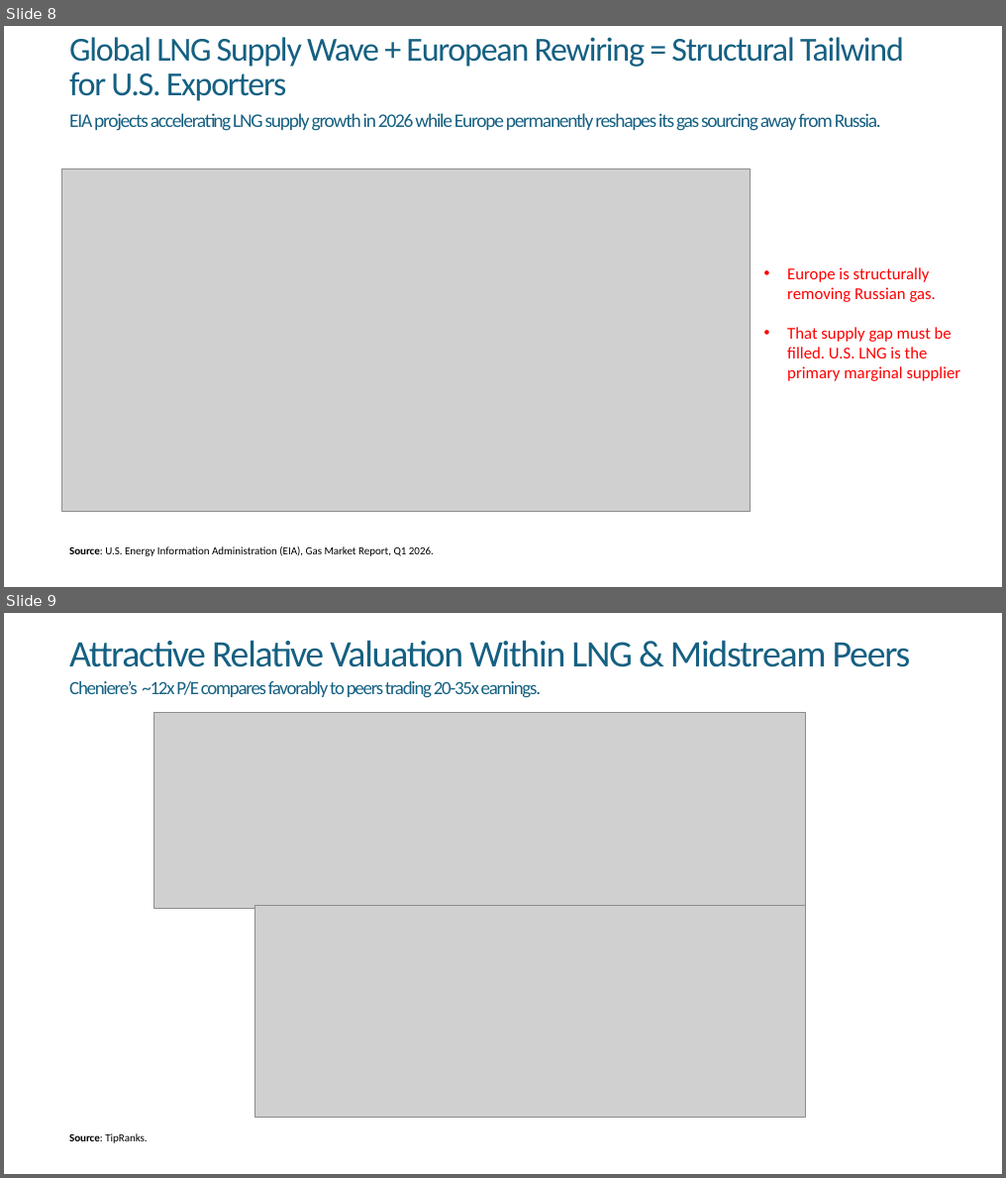
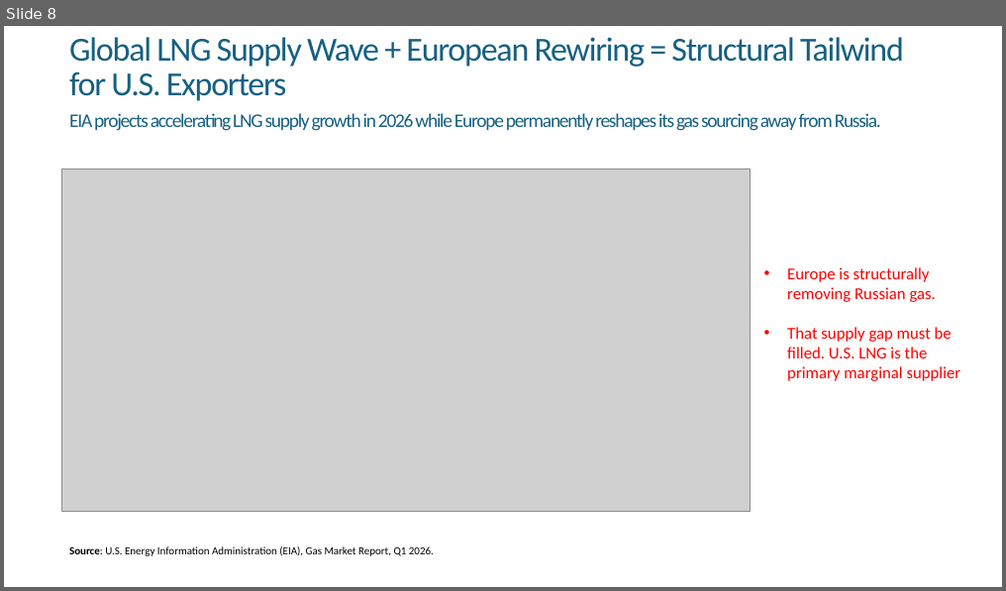
Before and after one commit to aleiva00/phoenix_stockpitch, a slide deck: Phoenix_StockPitch.pptx. Shown one above the other, each under a label of ours: slides 8 and 9 before the commit, slide 8 after it. The pictures are 1006x1178 and 1006x591 pixels, drawn with LibreOffice and Linux fonts; fonts in the diff are those of the drawing; grey boxes stand for pictures. Boxes give left, top, right and bottom in pixels: in the first picture for what was removed or moved away, otherwise in the second. Text is boxed around its words. In the diff, an @@ line names an element or a change of style, - is before the commit and + after.

```diff
--- a/Phoenix_StockPitch.pptx
+++ b/Phoenix_StockPitch.pptx
@@ slide 9 removed at (4, 613, 1002, 1174), background #FFFFFF @@
@@ title removed at (69, 640, 911, 667) @@
-Attractive Relative Valuation Within LNG & Midstream Peers
@@ text removed at (69, 681, 541, 698) @@
-Cheniere’s ~12x P/E compares favorably to peers trading 20-35x earnings.
@@ picture removed at (153, 713, 805, 909) @@
@@ picture removed at (254, 906, 805, 1118) @@
@@ text removed at (69, 1134, 147, 1144) @@
-Source: TipRanks.
```
Also in this commit, not shown: 1 slide changed, 7 slides added, 2 other slides removed, 8 other files.
